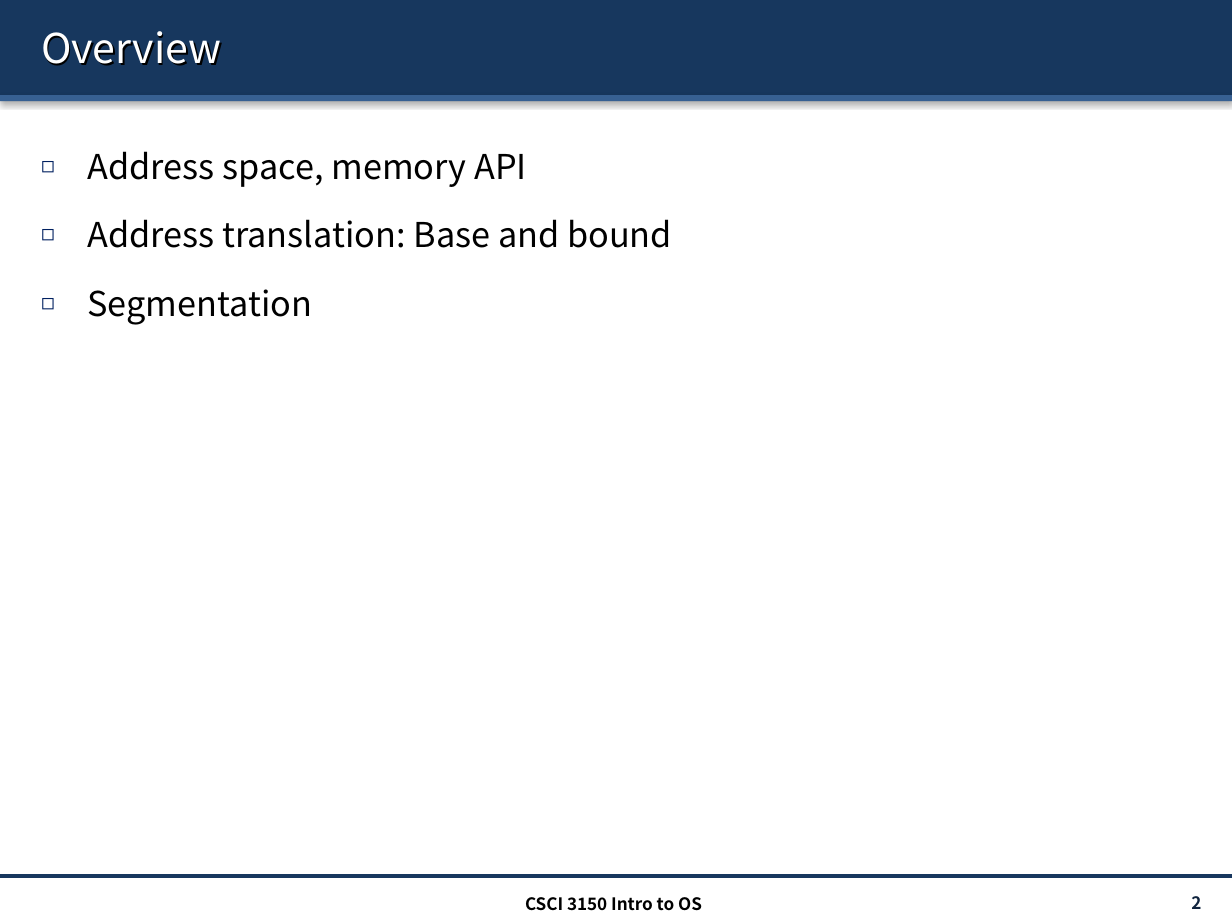
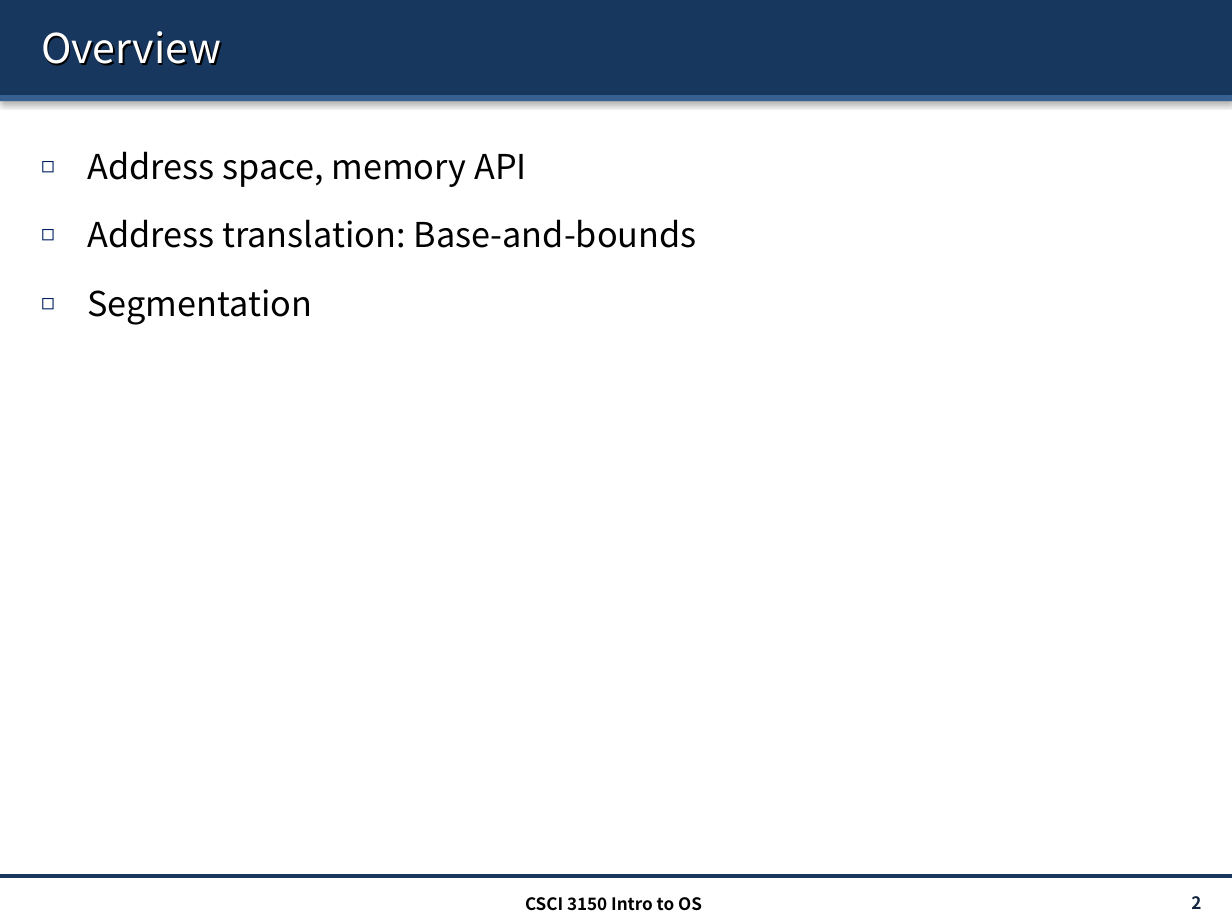
Before and after one commit to henryhxu/CSCI3150, a slide deck: slide 2 of lecture/lec10_mem.pptx. Drawn at 1232x924 pixels with LibreOffice and Linux fonts; fonts in the diff are those of the drawing. Boxes give left, top, right and bottom in pixels: in the first picture for what was removed or moved away, otherwise in the second. Text is boxed around its words. In the diff, an @@ line names an element or a change of style, - is before the commit and + after.

```diff
--- a/lecture/lec10_mem.pptx
+++ b/lecture/lec10_mem.pptx
@@ text at <box>87,219,697,248</box>: text changed @@
-◻ Address translation: Base and bound
+◻ Address translation: Base-and-bounds
```
Also in this commit, not shown: 12 other slides changed.
